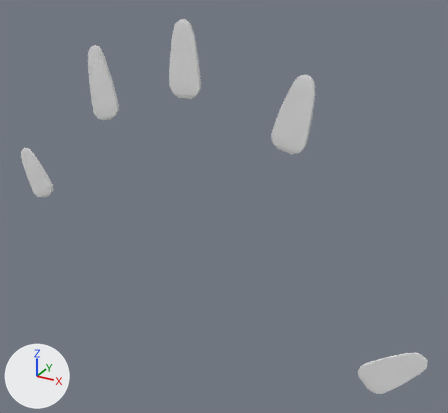
Two versions of the glTF model src/Pages/Customize/Configurator/models/Accessories/stilletto_nails.glb, one commit apart.
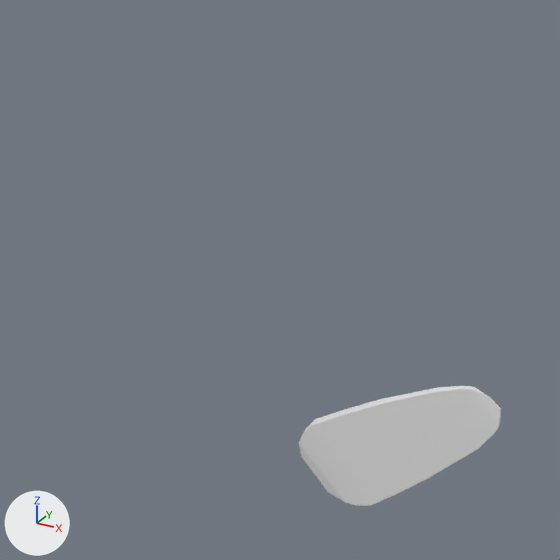
Each version is shown whole from a 50 mm camera at (0.334, -0.557, 0.376) aimed at (0.031, -0.005, 0.101), then close up on the part from 57% to 100% of the width and 53% to 100% of the height. Every picture has the same lights, and +X, +Y and +Z are marked at lower left. Vertices at the same position are counted once.

Objects in the first close-up: 'nails'.
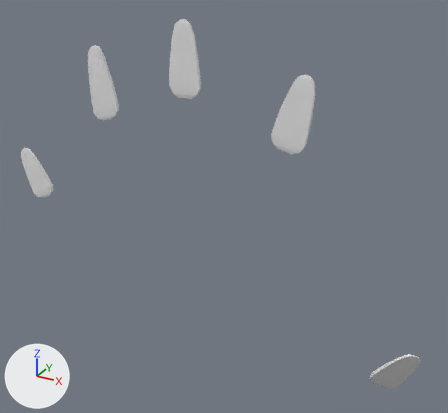
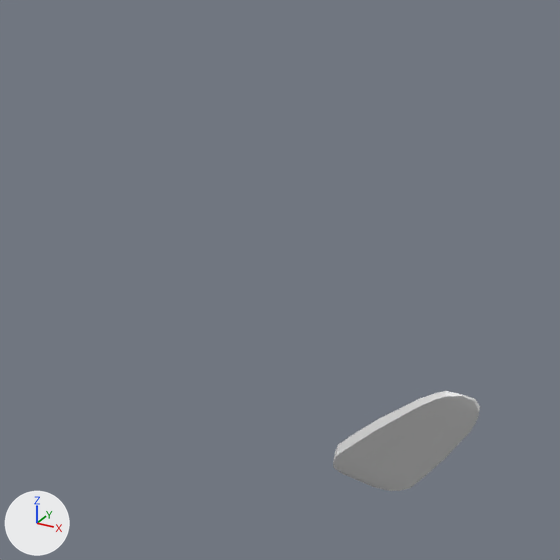
Commit message: stilletto fix

Boxes [x1, y1, x2, y2] around the edits, measured in the close-ups (560 x 560 px):
'nails', reshaped: before [299, 386, 501, 506]; after [333, 391, 480, 491]

The change, as a diff of the scene's bpy script:
```diff
--- a/src/Pages/Customize/Configurator/models/Accessories/stilletto_nails.glb.py
+++ b/src/Pages/Customize/Configurator/models/Accessories/stilletto_nails.glb.py
@@ me_cube_003 @@
 me_cube_003.from_pydata(...)  # 200 vertices, 380 faces; spans x -0.261..0.268, y -0.018..-0.014, z -0.072..0.299
 # used by ob_nails; location = (0.0, 0.0, 0.0)
+# me_cube_003 part 1: the loose piece of 40 vertices spanning x 0.2..0.268, y -0.018..-0.014, z -0.072..-0.008 is multiplied about its middle by the matrix ((0.825, -0.122, -0.171), (0.0, 0.813, -0.582), (0.372, 0.676, 0.945)), then moved by (0.004, 0.001, 0.0)
```
